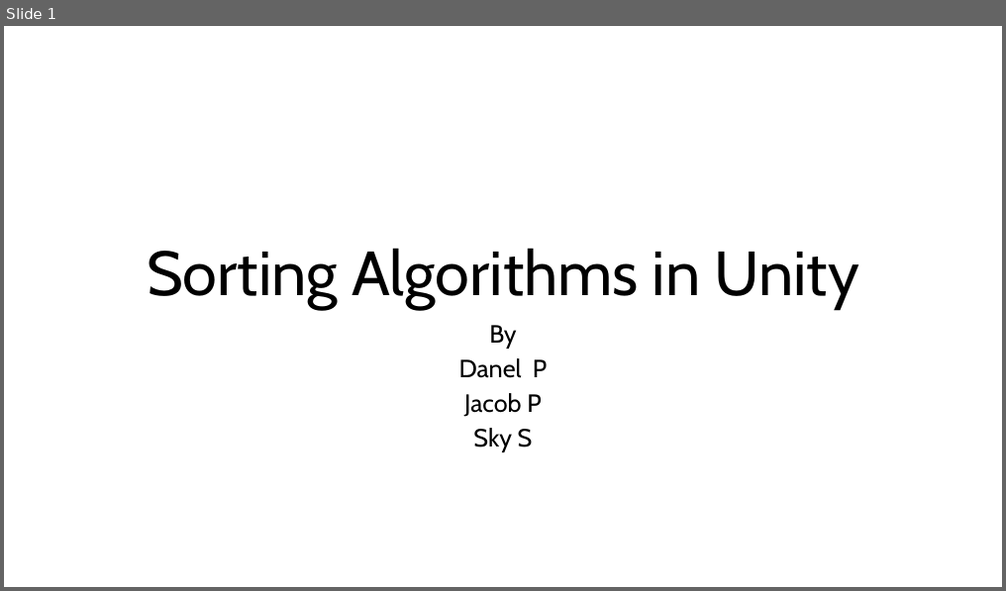
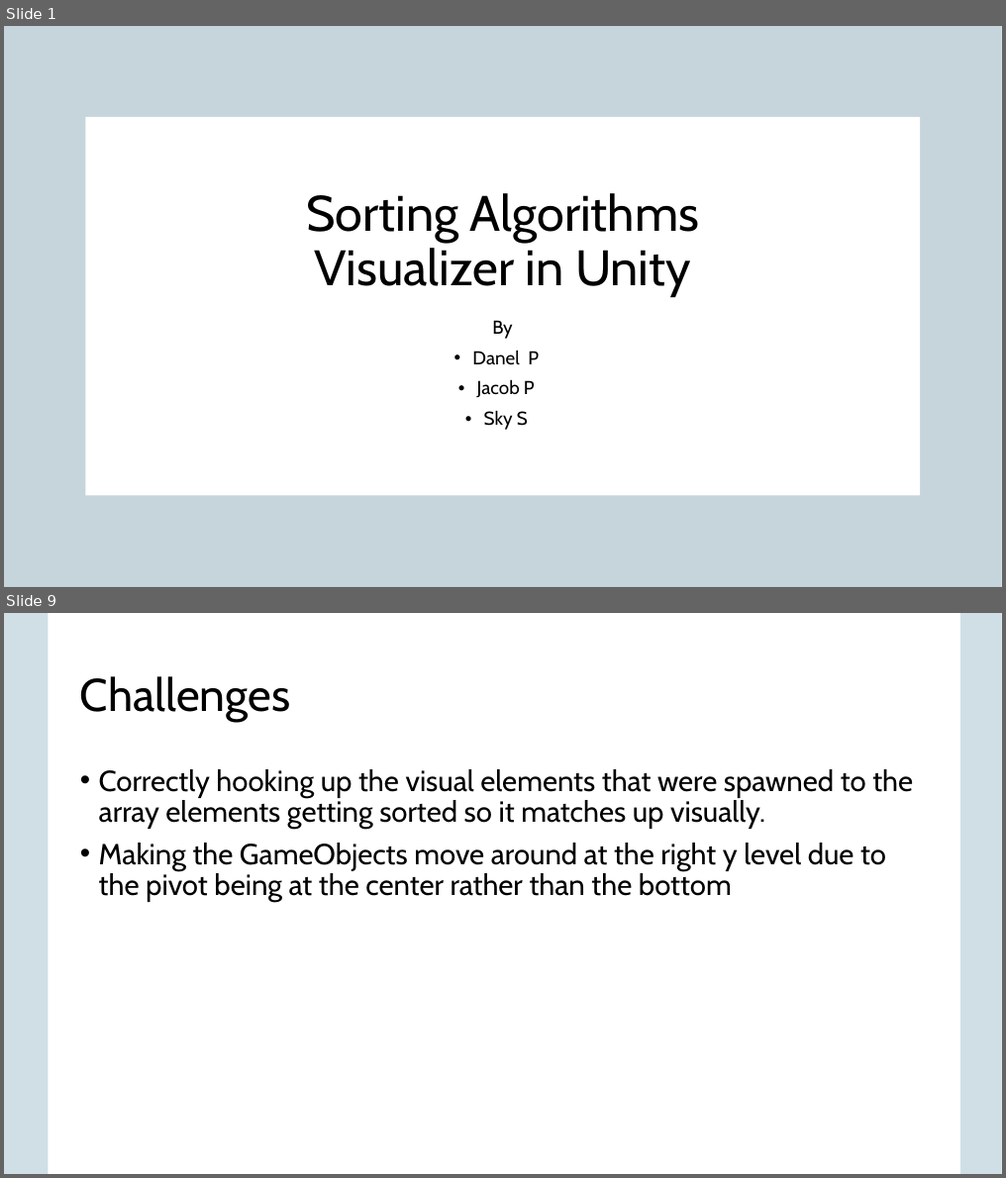
Before and after one commit to d-pratt22/CS315-Group-Project, a slide deck: CS315 Group Project.pptx. Shown one above the other, each under a label of ours: slide 1 before the commit, slides 1 and 9 after it; the slides between them are not shown. The pictures are 1006x591 and 1006x1178 pixels, drawn with LibreOffice and Linux fonts; fonts in the diff are those of the drawing; background and template pictures are left out. Boxes give left, top, right and bottom in pixels: in the first picture for what was removed or moved away, otherwise in the second. Text is boxed around its words. In the diff, an @@ line names an element or a change of style, - is before the commit and + after.

```diff
--- a/CS315 Group Project.pptx
+++ b/CS315 Group Project.pptx
@@ slide 9 added at (x1=4, y1=613, x2=1002, y2=1174), background #FFFFFF @@
@@ rectangle added at (x1=4, y1=613, x2=1002, y2=1174), fill #156082 at 20% opacity @@
@@ rectangle added at (x1=49, y1=613, x2=960, y2=1174), fill #FFFFFF @@
@@ title added at (x1=80, y1=676, x2=290, y2=722), 44 pt, text #000000 @@
+Challenges
@@ text added at (x1=99, y1=769, x2=913, y2=903), 28 pt, text #000000 @@
+• Correctly hooking up the visual elements that were spawned to the array elements getting sorted so it matches up visually.
+• Making the GameObjects move around at the right y level due to the pivot being at the center rather than the bottom
@@ slide 1 changed as well @@
@@ rectangle added at (x1=4, y1=26, x2=1002, y2=587), fill #E8E8E8 at 50% opacity @@
@@ rectangle added at (x1=4, y1=26, x2=1002, y2=587), fill #156082 at 20% opacity @@
@@ rectangle added at (x1=85, y1=116, x2=921, y2=495), fill #FFFFFF @@
@@ title at (x1=306, y1=193, x2=700, y2=295): text changed; size 60 to 48 pt @@
-Sorting Algorithms in Unity
+Sorting Algorithms
+Visualizer in Unity
@@ subtitle "By" moved from (x1=459, y1=325, x2=547, y2=453) to (x1=472, y1=320, x2=539, y2=430) @@
@@ subtitle "By" at (x1=472, y1=320, x2=539, y2=430): size 24 to 18 pt; line spacing 0.8 to 0.9; bullet none to • @@
```
Also in this commit, not shown: 10 other slides added, 9 slides removed.
